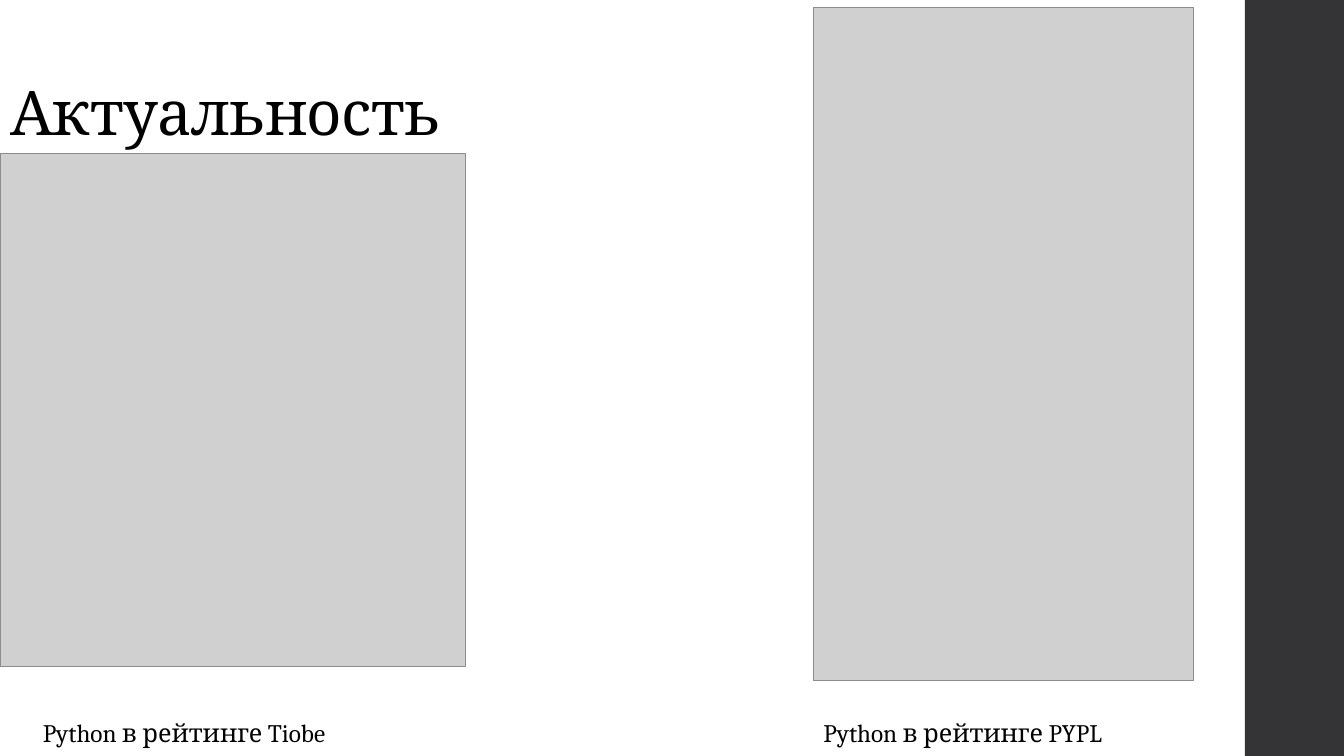
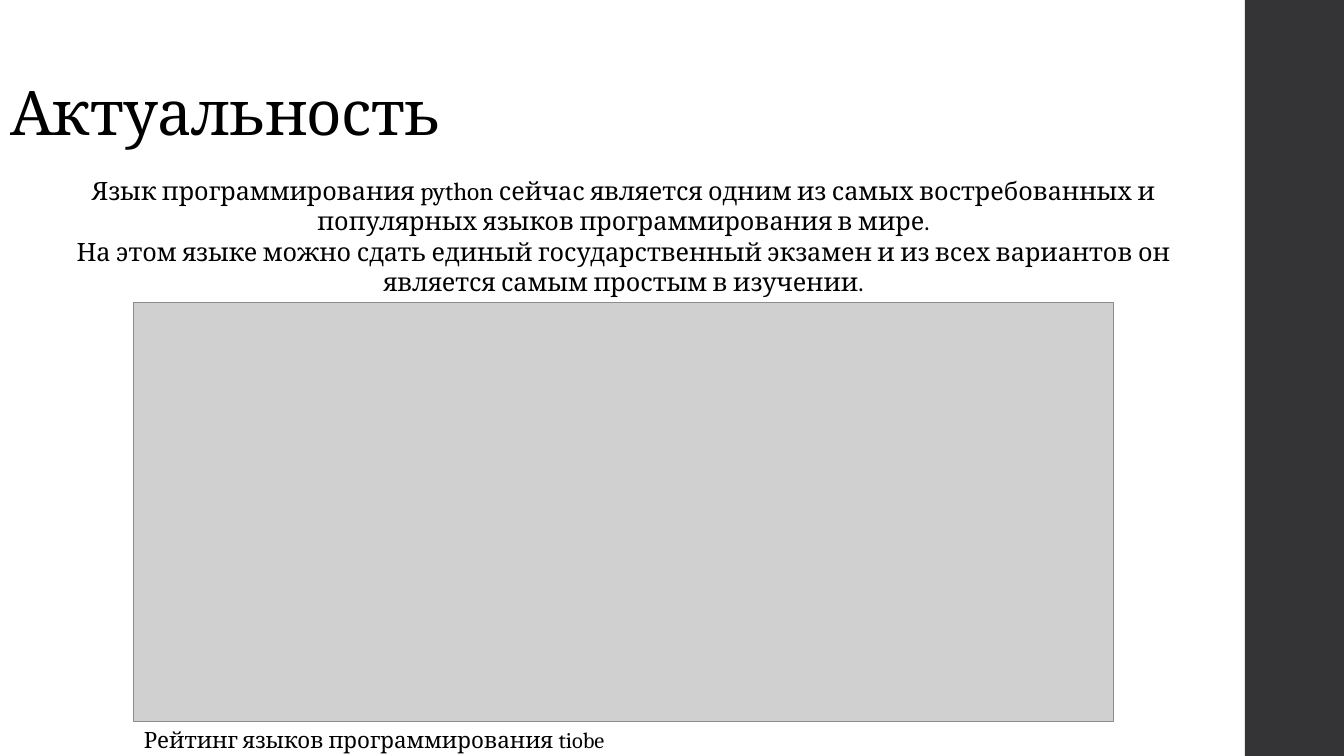
Before and after one commit to UshliyOrk/python_basics, a slide deck: slide 2 of перзентация.pptx. Drawn at 1344x756 pixels with LibreOffice and Linux fonts; fonts in the diff are those of the drawing; grey boxes stand for pictures. Boxes give left, top, right and bottom in pixels: in the first picture for what was removed or moved away, otherwise in the second. Text is boxed around its words. In the diff, an @@ line names an element or a change of style, - is before the commit and + after.

```diff
--- a/перзентация.pptx
+++ b/перзентация.pptx
@@ picture removed at [814, 7, 1194, 681] @@
@@ picture removed at [0, 153, 466, 666] @@
@@ text added at [77, 181, 1170, 297], 18 pt, text #000000 @@
+Язык программирования python сейчас является одним из самых востребованных и популярных языков программирования в мире.
+На этом языке можно сдать единый государственный экзамен и из всех вариантов он является самым простым в изучении.
@@ picture added at [134, 302, 1113, 722] @@
@@ text removed at [43, 723, 325, 748] @@
-Python в рейтинге Tiobe
@@ text added at [144, 731, 605, 754], 16 pt, text #000000 @@
+Рейтинг языков программирования tiobe
@@ text removed at [823, 723, 1102, 748] @@
-Python в рейтинге PYPL
```
Also in this commit, not shown: 1 other slide changed, 2 slides added, 2 slides removed, 2 other files.
